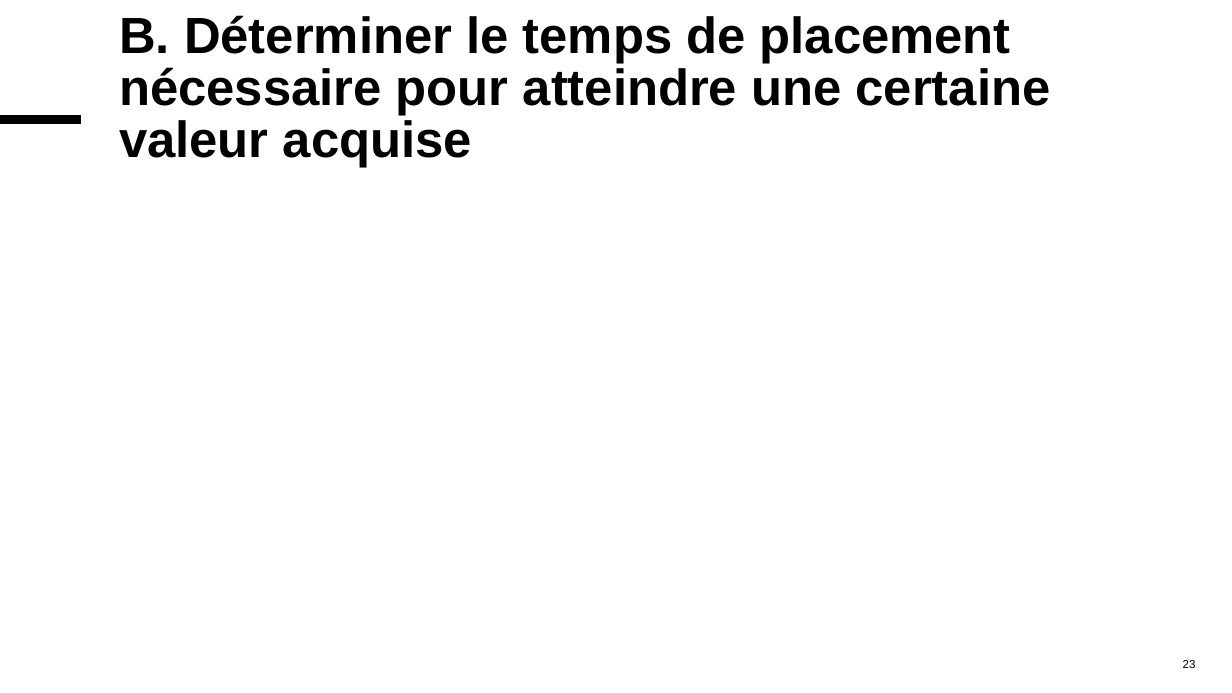
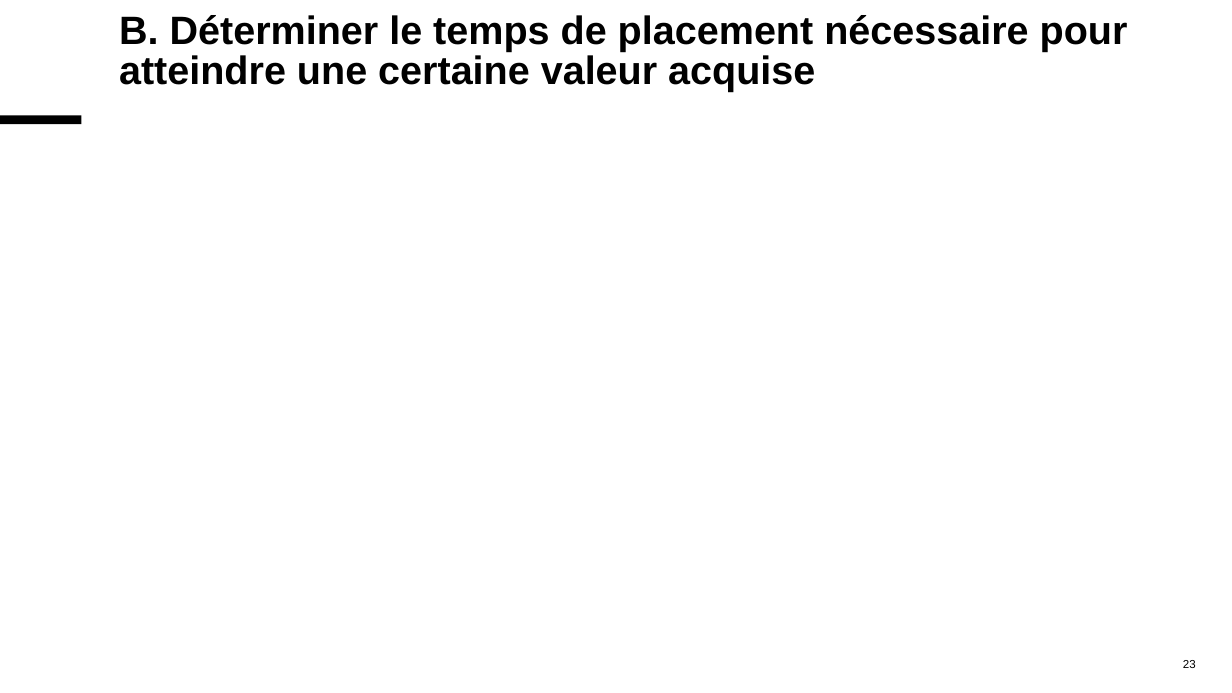
Before and after one commit to MaxMontouro/BUT_Info, a slide deck: slide 23 of Annee2/S4/R4_D_09_maths_gestion/CHP1/chap1.pptx. Drawn at 1232x693 pixels with LibreOffice and Linux fonts; fonts in the diff are those of the drawing; grey boxes stand for pictures. Boxes give left, top, right and bottom in pixels: in the first picture for what was removed or moved away, otherwise in the second. Text is boxed around its words. In the diff, an @@ line names an element or a change of style, - is before the commit and + after.

```diff
--- a/Annee2/S4/R4_D_09_maths_gestion/CHP1/chap1.pptx
+++ b/Annee2/S4/R4_D_09_maths_gestion/CHP1/chap1.pptx
@@ title "B. Déterminer le temps de ..." at (119,15,1128,92): size 39.6 to 30.8 pt @@
```
Also in this commit, not shown: 18 other slides changed, 4 slides added, 4 slides removed, 3 other files.
